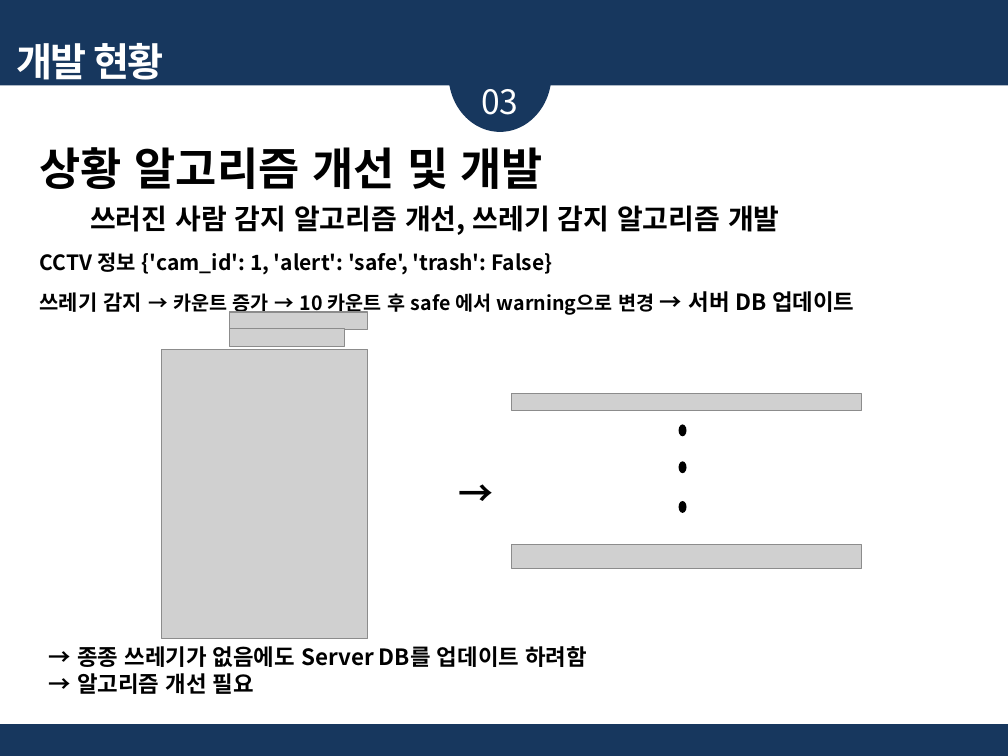
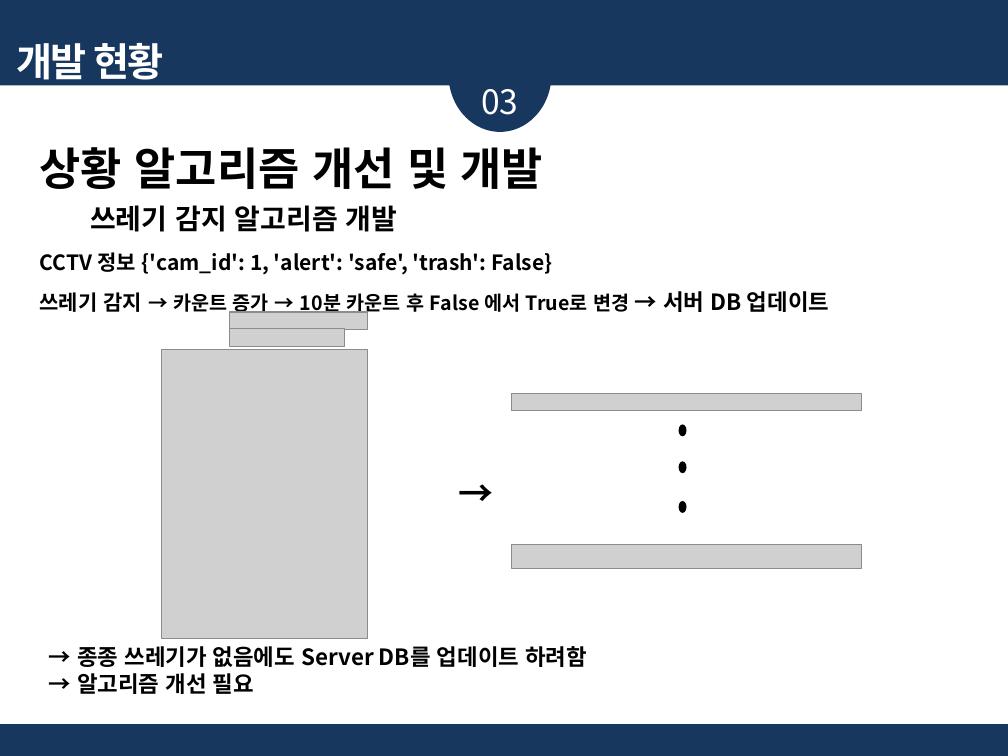
Before and after one commit to jinujeon/ICE_CAP, a slide deck: slide 9 of Docs/201402750 임광효/기술발표_프린트용_201402750_임광효.pptx (slide 12 before the commit). Drawn at 1008x756 pixels with LibreOffice and Linux fonts; fonts in the diff are those of the drawing; grey boxes stand for pictures. Boxes give left, top, right and bottom in pixels: in the first picture for what was removed or moved away, otherwise in the second. Text is boxed around its words. In the diff, an @@ line names an element or a change of style, - is before the commit and + after.

```diff
--- a/Docs/201402750 임광효/기술발표_프린트용_201402750_임광효.pptx
+++ b/Docs/201402750 임광효/기술발표_프린트용_201402750_임광효.pptx
@@ text at box(90, 205, 398, 232): text changed @@
-  쓰러진 사람 감지 알고리즘 개선, 쓰레기 감지 알고리즘 개발
+  쓰레기 감지 알고리즘 개발
@@ text at box(40, 291, 829, 315): text changed @@
-쓰레기 감지 → 카운트 증가 → 10 카운트 후 safe 에서 warning으로 변경 → 서버 DB 업데이트
+쓰레기 감지 → 카운트 증가 → 10분 카운트 후 False 에서 True로 변경 → 서버 DB 업데이트
```
Also in this commit, not shown: 2 other slides changed, 3 slides removed.
